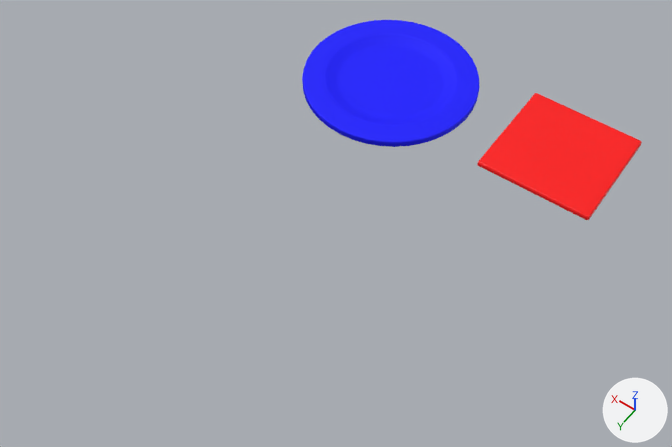
A saved change to the FBX model Artistkram/Adi/Nori Blätter/nori_high_explosion.fbx.
Before and after are seen from a 50 mm camera at (-1.91, 3.18, 3.49) aimed at (-0.34, 0.98, 0.04). The axes (+X, +Y, +Z) are drawn at lower right. The lights are the same throughout. Where no turn or scale is listed for an object, it has been applied to the vertices.
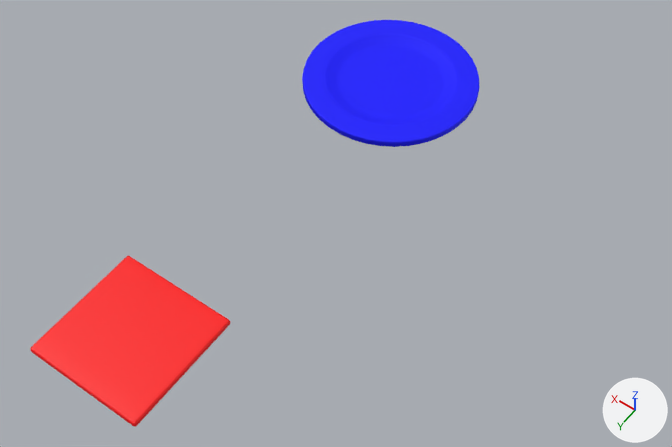
The newer file is also rescaled (x0.5) as a whole; pictures and numbers use the older file's frame.

Changed parts and their boxes (x1, y1, x2, y2) in the pictures (672 x 447 px):
'polySurface3', mesh moved: before (477, 93, 642, 220); after (30, 256, 230, 427)

Edits to the bpy script that builds the scene:
```text
Change me_mesh_001:
    where me_mesh_001.from_pydata(...)  # 97 vertices, 84 faces; spans x -0.3..0.3, y -0.3..0.3, z 0.066..0.09
    used by ob_polysurface3; location = (-1.0, 0.0, 0.0)
    me_mesh_001 part 1: the whole mesh is moved by (1.0, 2.0, 0.0)
```
